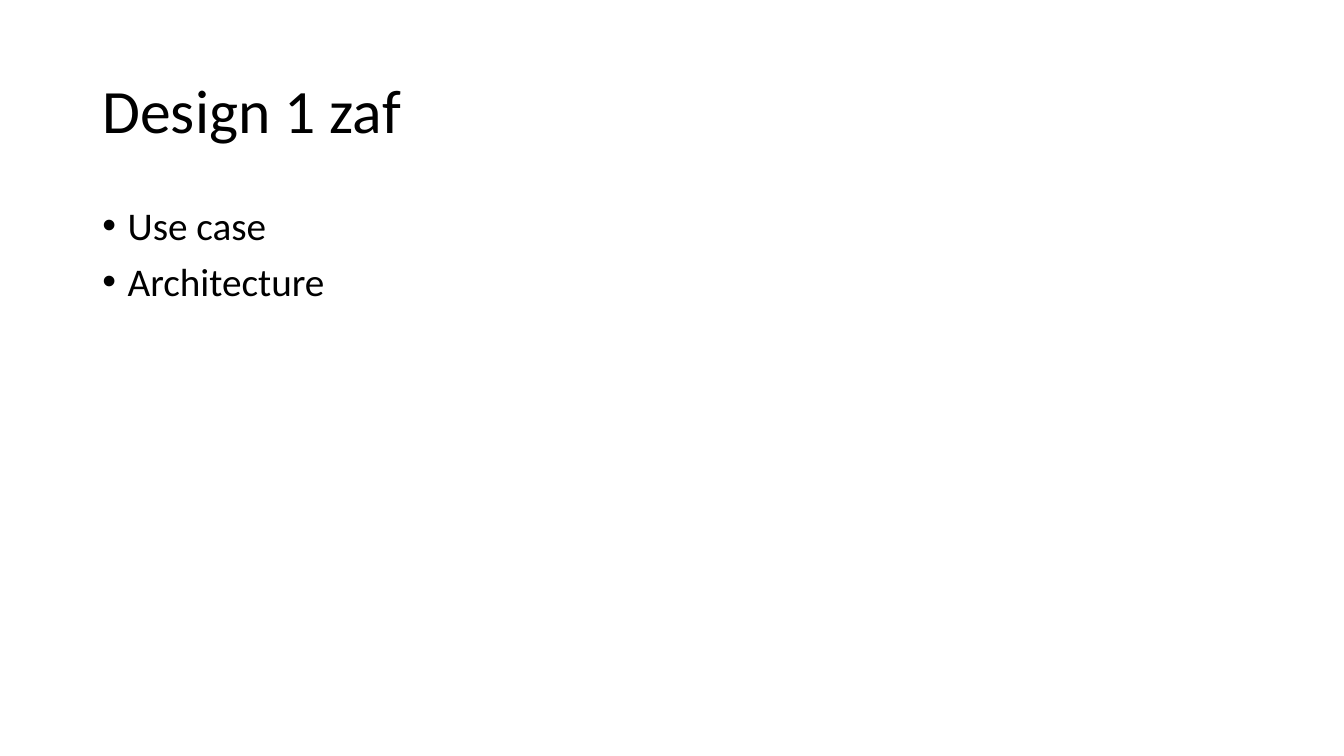
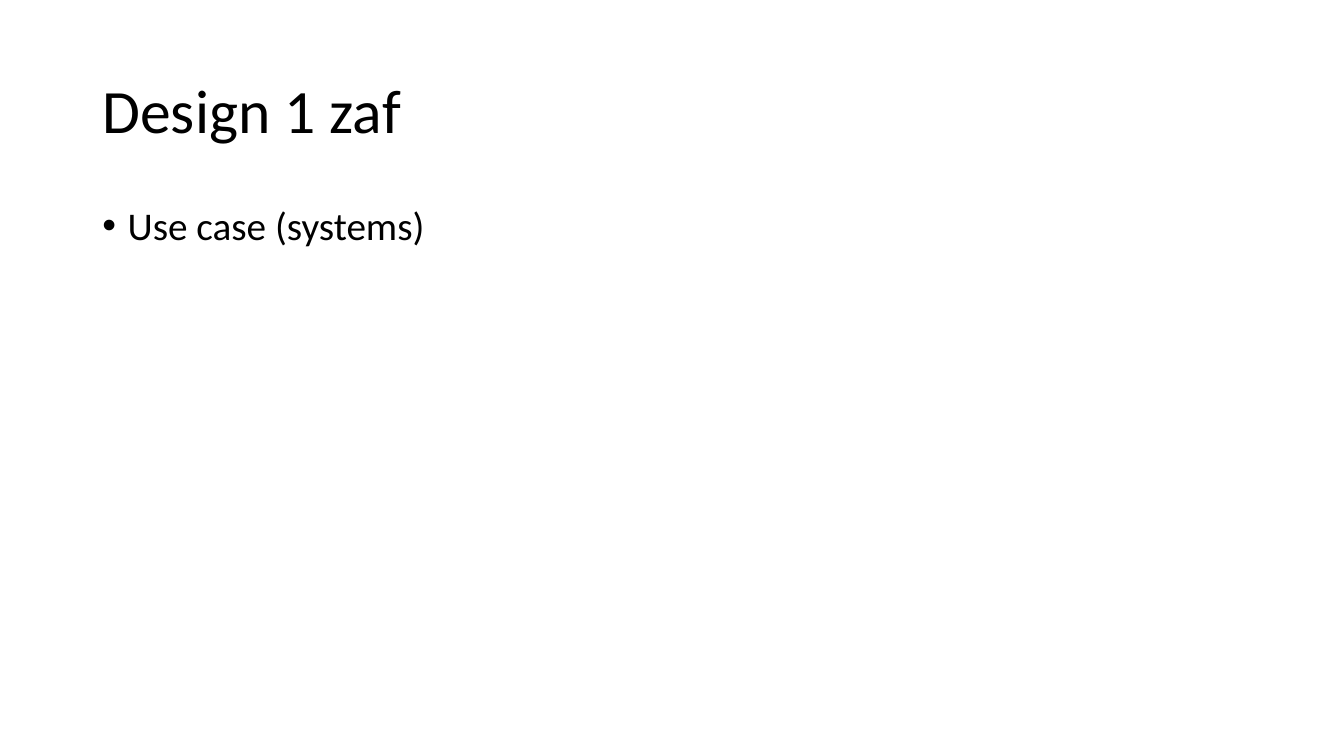
Before and after one commit to SyedMuhammadAbisRizvi/Autonomous-B, a slide deck: slide 2 of Introduction 1 zaf.pptx. Drawn at 1344x756 pixels with LibreOffice and Linux fonts; fonts in the diff are those of the drawing. Boxes give left, top, right and bottom in pixels: in the first picture for what was removed or moved away, otherwise in the second. Text is boxed around its words. In the diff, an @@ line names an element or a change of style, - is before the commit and + after.

```diff
--- a/Introduction 1 zaf.pptx
+++ b/Introduction 1 zaf.pptx
@@ text at [128, 211, 424, 247]: text changed @@
-• Use case
-• Architecture
+• Use case (systems)
```
Also in this commit, not shown: 6 other slides changed, 1 slide added.
